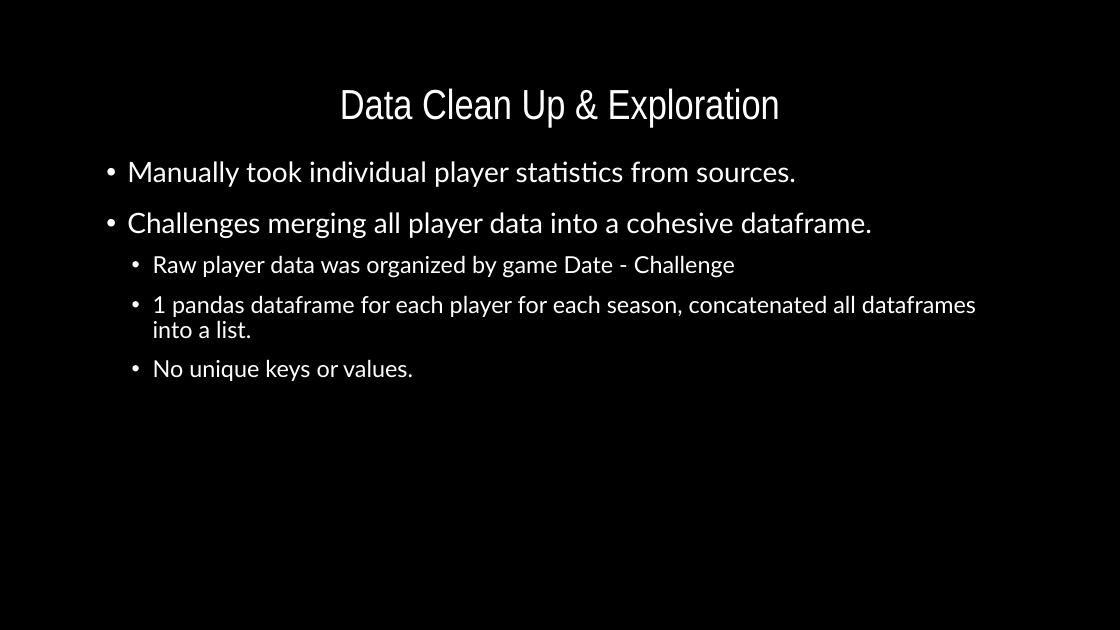
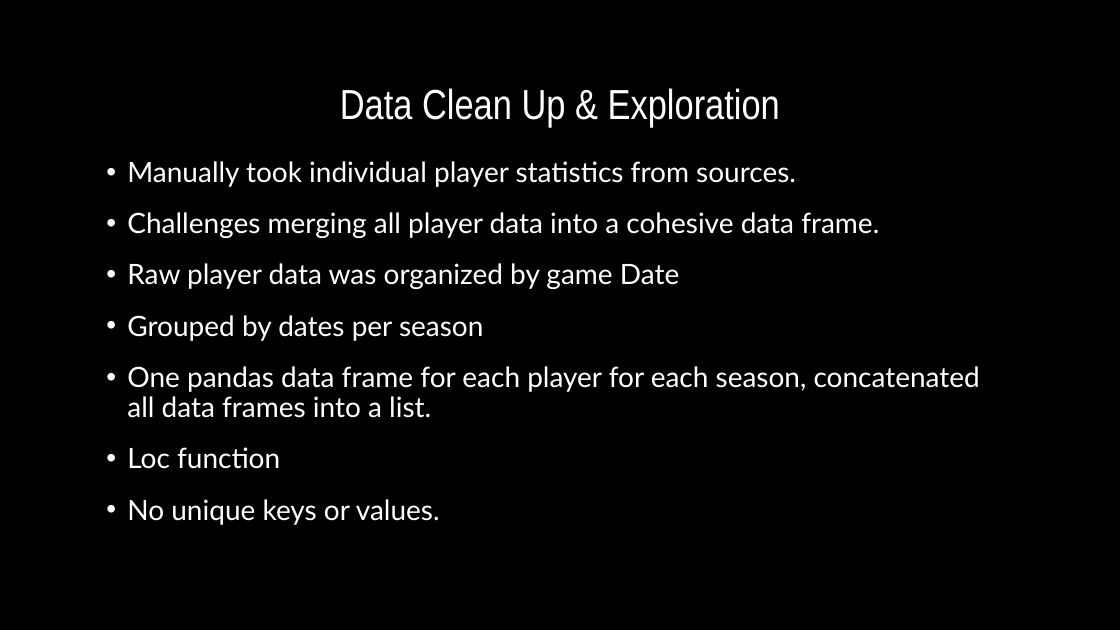
Before and after one commit to jferna73/project-one-, a slide deck: slide 5 of How to feed a hungry pack of Raptors.pptx. Drawn at 1120x630 pixels with LibreOffice and Linux fonts; fonts in the diff are those of the drawing; background and template pictures are left out. Boxes give left, top, right and bottom in pixels: in the first picture for what was removed or moved away, otherwise in the second. Text is boxed around its words. In the diff, an @@ line names an element or a change of style, - is before the commit and + after.

```diff
--- a/How to feed a hungry pack of Raptors.pptx
+++ b/How to feed a hungry pack of Raptors.pptx
@@ text at (x1=127, y1=212, x2=980, y2=469): text changed; size 20 to 24 pt @@
-• Challenges merging all player data into a cohesive dataframe.
-  • Raw player data was organized by game Date - Challenge
-  • 1 pandas dataframe for each player for each season, concatenated all dataframes into a list.
+• Challenges merging all player data into a cohesive data frame.
+• Raw player data was organized by game Date
+• Grouped by dates per season
+• One pandas data frame for each player for each season, concatenated all data frames into a list.
+• Loc function
@@ text at (x1=127, y1=499, x2=440, y2=525): size 20 to 24 pt in "No unique keys or values."; list level 2 to 1 in "No unique keys or values." @@
```
Also in this commit, not shown: 6 other slides changed, 2 slides added, 1 slide removed.
